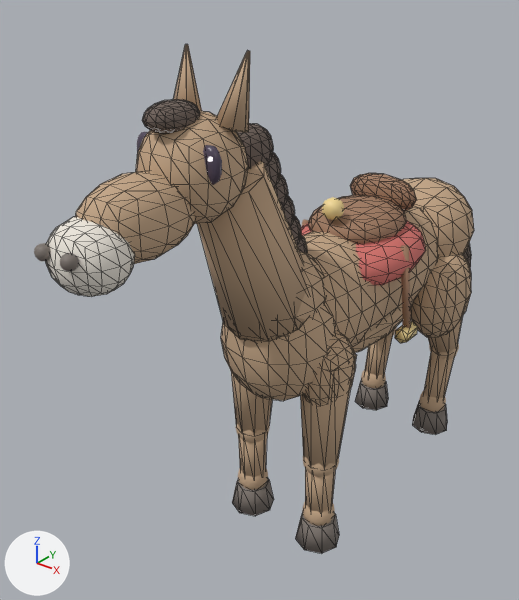
The glTF model assets/models/mob_horse.glb: old version first, new version second.
Before and after are seen from a 50 mm lens placed at (0.977, -1.679, 1.528), pointed at (-0.138, -0.286, 0.664). Lighting does not change. The marker at lower left points along +X, +Y and +Z. The first picture is the older version. Mesh edges are drawn as thin lines on the coarser meshes. Where no turn or scale is listed for an object, it has been applied to the vertices.

Objects in the first picture: 'arm_leg_fr', 'barrel', 'blanket', 'chest', 'haunch_leg_br', 'muzzle', 'neck_m', 'rump', 'saddle', 'shoulder_leg_fr', 'skull', 'snout' and 38 more.
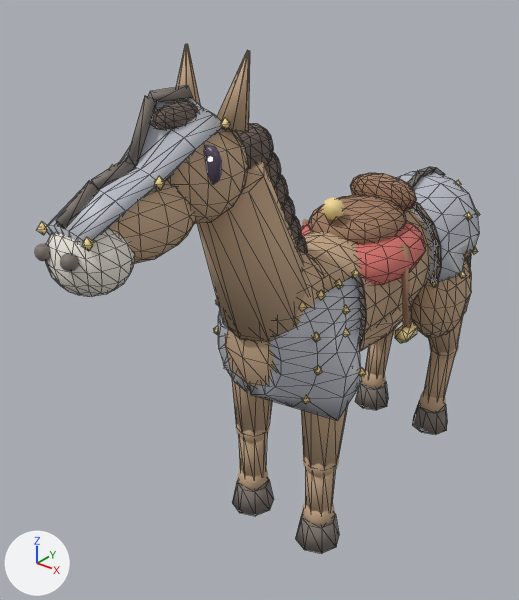
Boxes [x1, y1, x2, y2] around the edits, measured in the pictures (519 x 600 px):
'barding_iron_chest', added
    after: [214, 269, 366, 421]
    faces in mat_m_horse_iron (light grey #bcbfc8): [218, 276, 361, 421]
    faces in mat_m_saddle_gold (yellow #f3da95): [214, 269, 366, 404]
    faces in mat_m_horse_hoof (grey #7c736c): [352, 274, 366, 346]
'barding_iron_head', added
    after: [37, 86, 231, 251]
    faces in mat_m_horse_iron (light grey #bcbfc8): [46, 98, 223, 245]
    faces in mat_m_horse_hoof (grey #7c736c): [56, 86, 193, 228]
    faces in mat_m_saddle_gold (yellow #f3da95): [37, 117, 231, 251]
'barding_iron_rump', added
    after: [396, 167, 480, 287]
    faces in mat_m_horse_iron (light grey #bcbfc8): [396, 171, 479, 282]
    faces in mat_m_horse_hoof (grey #7c736c): [408, 167, 445, 286]
    faces in mat_m_saddle_gold (yellow #f3da95): [430, 180, 480, 287]
'chest', unchanged, covered by the edit
    before: [221, 304, 336, 401]
    after: [224, 328, 275, 391]
'rump', unchanged, covered by the edit
    before: [402, 178, 474, 255]
'shoulder_leg_fr', unchanged, covered by the edit
    before: [303, 332, 356, 405]

Edits to the bpy script that builds the scene:
```text
Add mat_m_horse_iron:
    mat_m_horse_iron = principled_material('m_horse_iron')
    mat_m_horse_iron.base_color = (0.5, 0.52, 0.58)  # light grey #bcbfc8
    mat_m_horse_iron.roughness = 0.45
Add me_barding_iron_rump_mesh:
    me_barding_iron_rump_mesh.from_pydata(...)  # 262 vertices, 376 faces; spans x -0.218..0.218, y 0.186..0.514, z 0.608..0.91
    # faces by material slot: [136, 112, 128]
    me_barding_iron_rump_mesh.materials.append(mat_m_horse_iron)  # light grey #bcbfc8
    me_barding_iron_rump_mesh.materials.append(mat_m_horse_hoof)  # grey #7c736c
    me_barding_iron_rump_mesh.materials.append(mat_m_saddle_gold)  # yellow #f3da95
Add me_barding_iron_chest_mesh:
    me_barding_iron_chest_mesh.from_pydata(...)  # 337 vertices, 488 faces; spans x -0.22..0.22, y -0.514..-0.226, z 0.452..0.815
    # faces by material slot: [200, 112, 176]
    me_barding_iron_chest_mesh.materials.append(mat_m_horse_iron)  # light grey #bcbfc8
    me_barding_iron_chest_mesh.materials.append(mat_m_horse_hoof)  # grey #7c736c
    me_barding_iron_chest_mesh.materials.append(mat_m_saddle_gold)  # yellow #f3da95
Add me_barding_iron_head_mesh:
    me_barding_iron_head_mesh.from_pydata(...)  # 115 vertices, 168 faces; spans x -0.09..0.09, y -1.002..-0.643, z 1.068..1.302
    # faces by material slot: [88, 32, 48]
    me_barding_iron_head_mesh.materials.append(mat_m_horse_iron)  # light grey #bcbfc8
    me_barding_iron_head_mesh.materials.append(mat_m_horse_hoof)  # grey #7c736c
    me_barding_iron_head_mesh.materials.append(mat_m_saddle_gold)  # yellow #f3da95
Add ob_barding_iron_rump:
    ob_barding_iron_rump = bpy.data.objects.new('barding_iron_rump', me_barding_iron_rump_mesh)
    ob_barding_iron_rump.location = (0.0, 0.0, 0.0)
Add ob_barding_iron_chest:
    ob_barding_iron_chest = bpy.data.objects.new('barding_iron_chest', me_barding_iron_chest_mesh)
    ob_barding_iron_chest.location = (0.0, 0.0, 0.0)
Add ob_barding_iron_head:
    ob_barding_iron_head = bpy.data.objects.new('barding_iron_head', me_barding_iron_head_mesh)
    ob_barding_iron_head.location = (0.0, 0.0, 0.0)
```
